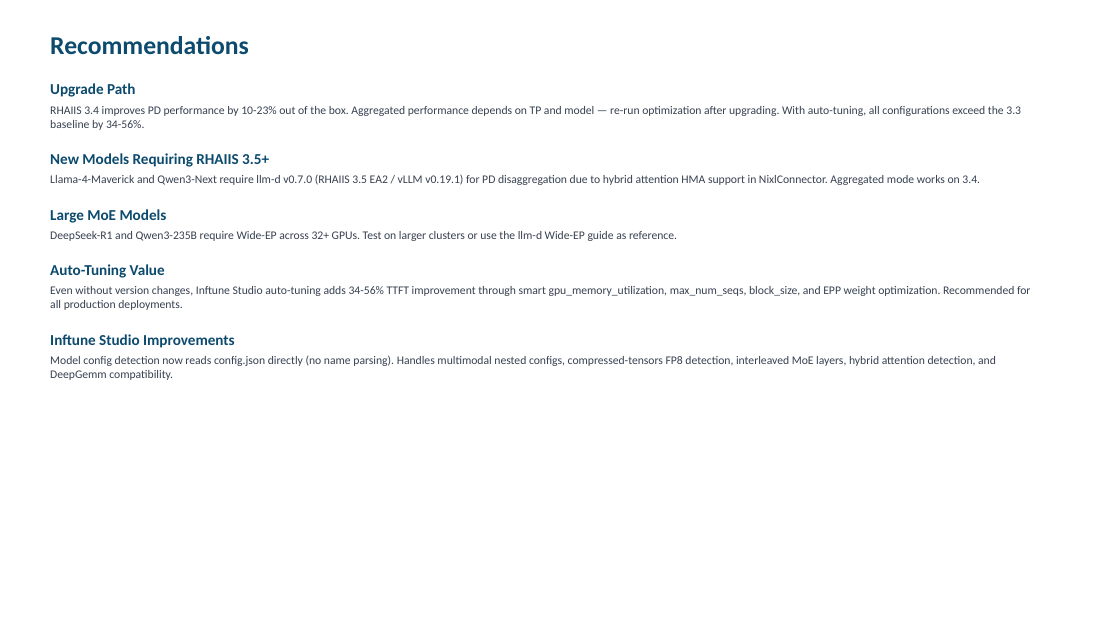
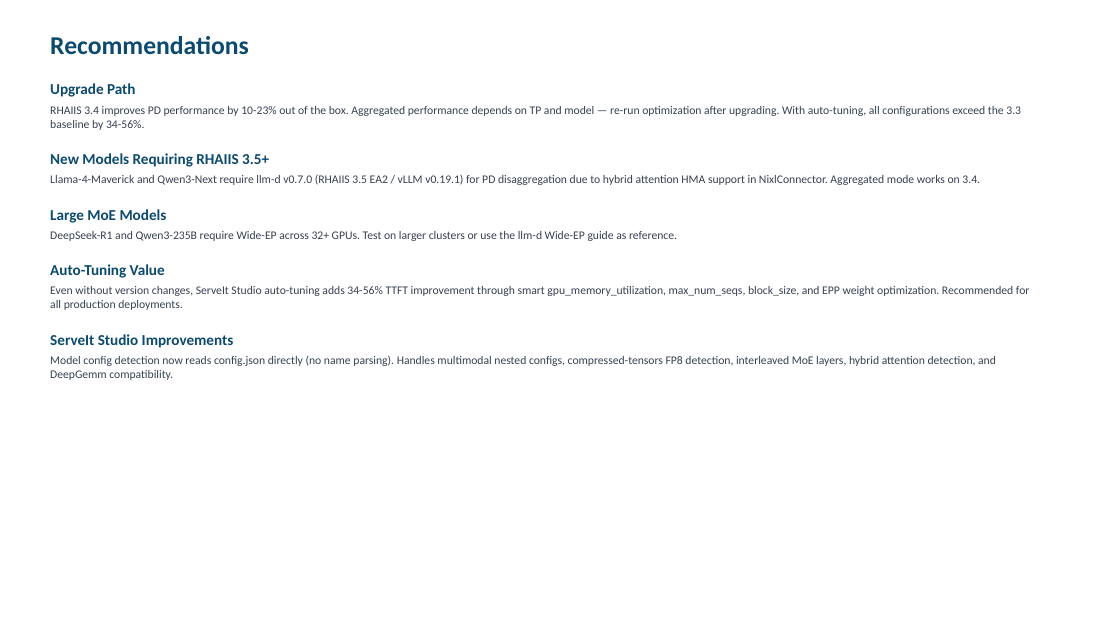
Before and after one commit to openshift-psap/serveit-studio, a slide deck: slide 8 of docs/rhaiis-3.3-vs-3.4-final.pptx. Drawn at 1120x630 pixels with LibreOffice and Linux fonts; fonts in the diff are those of the drawing. Boxes give left, top, right and bottom in pixels: in the first picture for what was removed or moved away, otherwise in the second. Text is boxed around its words. In the diff, an @@ line names an element or a change of style, - is before the commit and + after.

```diff
--- a/docs/rhaiis-3.3-vs-3.4-final.pptx
+++ b/docs/rhaiis-3.3-vs-3.4-final.pptx
@@ text at (50,286,1029,348): text changed @@
-Even without version changes, Inftune Studio auto-tuning adds 34-56% TTFT improvement through smart gpu_memory_utilization, max_num_seqs, block_size, and EPP weight optimization. Recommended for all production deployments.
-Inftune Studio Improvements
+Even without version changes, ServeIt Studio auto-tuning adds 34-56% TTFT improvement through smart gpu_memory_utilization, max_num_seqs, block_size, and EPP weight optimization. Recommended for all production deployments.
+ServeIt Studio Improvements
```
Also in this commit, not shown: 3 other slides changed.
